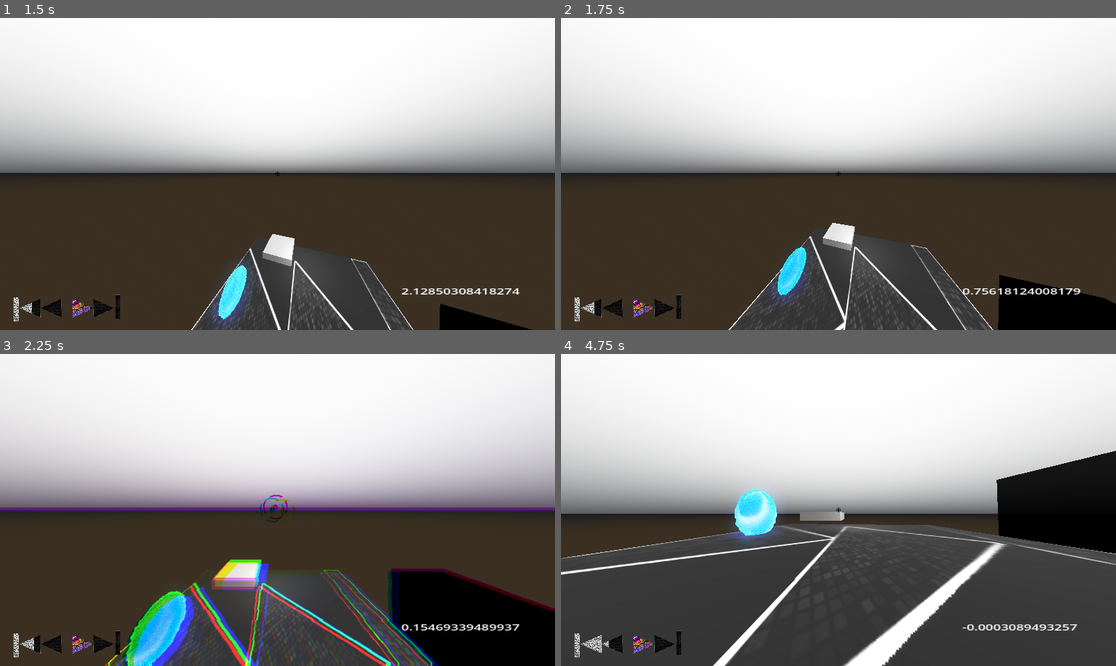
Above: before the commit, frames 1-4 (two rows, left to right).
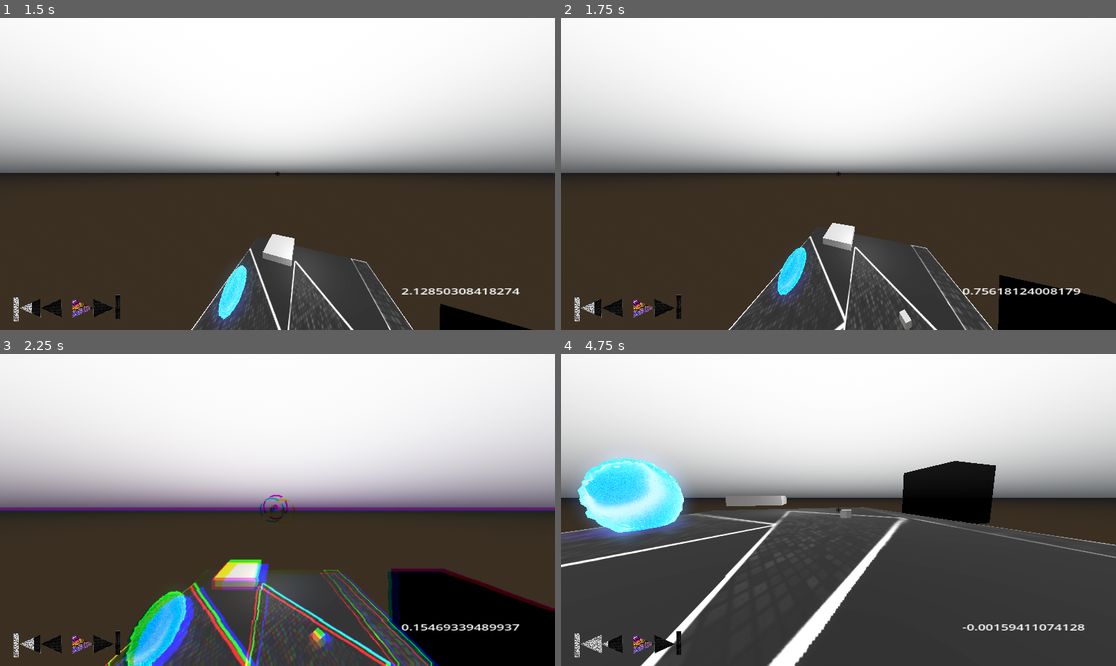
Above: after the commit, the same moments.

Repository: jonathanMrz/Game_production
Game: Godot game, scene res://prologo.tscn
Two runs of this game, one before a commit and one after it. Both use one fixed random seed, a clock stepped at 60 frames per second and the inputs below.
Inputs (mouse positions are in pixels of both pictures, inside the frame that each line leads up to):
- Up to frame 1 (1.5 s): move the mouse to (305, 174) at 0.52 s; tap A (A) at 0.6 s; tap D (D) at 0.8, 1.35 s; move the mouse to (249, 174) at 1.27 s
- Up to frame 2 (1.75 s): tap E (E) at 1.55 s
- Up to frame 3 (2.25 s): move the mouse to (288, 503) at 2.02 s; hold Right mouse button (M2) from 2.03 s (still down); tap E (E) at 2.1 s
- Up to frame 4 (4.75 s): move the mouse to (832, 516) at 2.77 s; release Right mouse button (M2) at 2.78 s; right-click (832, 516) at 2.85 s; tap Q (Q) at 3.05, 3.6 s; move the mouse to (877, 513) at 3.52 s; tap S (S) at 3.8 s; tap Escape (Esc, bound only after the commit) at 4.15 s; click (838, 500) at 4.25 s, where only the run after the commit has a clickable "Resume"

Frame 1 is identical in both runs. In frame 2, 0.1% of the frame differs, in the area x 60-64%, y 93-100%; in frame 3, 0.2%; in frame 4, 28%, in the area x 0-100%, y 30-100%.

Commit message:
player alpha

Diff:
--- /dev/null
+++ b/Aprendendo 4.1/player/hud.gd
@@ -0,0 +1,28 @@
+extends Node
+var paused = false
+@onready var pause_menu = $Pause_menu
+@onready var crossair = $Crossair
+
+func _process(delta):
+
+	#pause
+	if Input.is_action_just_pressed("Esc"):
+		paused = !paused
+	if paused:
+		crossair.visible = false
+		pause_menu.visible = true
+		get_tree().paused = true
+		Input.set_mouse_mode(Input.MOUSE_MODE_VISIBLE)
+	elif !paused:
+		crossair.visible = true
+		pause_menu.visible = false
+		get_tree().paused = false
+		Input.set_mouse_mode(Input.MOUSE_MODE_CAPTURED)
+
+func _on_resume_pressed():
+	paused = false
+	pass
+
+func _on_quit_pressed():
+	get_tree().quit()
+	pass
--- a/Aprendendo 4.1/player/player.tscn
+++ b/Aprendendo 4.1/player/player.tscn
@@ -1,6 +1,7 @@
-[gd_scene load_steps=29 format=3 uid="uid://ls1l2ut2f0cx"]
+[gd_scene load_steps=30 format=3 uid="uid://ls1l2ut2f0cx"]
 
 [ext_resource type="Script" path="res://player/script_player/player.gd" id="1_rx7fi"]
+[ext_resource type="Script" path="res://player/hud.gd" id="2_4h548"]
 [ext_resource type="Shader" path="res://texture/shader/time_rewind_shader.gdshader" id="2_tbtnr"]
 [ext_resource type="Texture2D" uid="uid://bd8l8n45f0tqt" path="res://texture/crossair/main_crossair.png" id="2_ucwmm"]
 [ext_resource type="Texture2D" uid="uid://djjdih25h7sra" path="res://texture/crossair/time_speed_crossair.png" id="3_scvu6"]
@@ -84,6 +85,8 @@
 mesh = SubResource("SphereMesh_aaw2v")
 
 [node name="HUD" type="Node" parent="."]
+process_mode = 3
+script = ExtResource("2_4h548")
 
 [node name="Crossair" type="CenterContainer" parent="HUD"]
 anchors_preset = 15
@@ -166,6 +169,32 @@
 offset_bottom = 578.0
 scale = Vector2(1.73498, 1.06578)
 
+[node name="Pause_menu" type="MarginContainer" parent="HUD"]
+anchors_preset = 8
+anchor_left = 0.5
+anchor_top = 0.5
+anchor_right = 0.5
+anchor_bottom = 0.5
+offset_left = -250.0
+offset_top = -250.0
+offset_right = 250.0
+offset_bottom = 250.0
+grow_horizontal = 2
+grow_vertical = 2
+
+[node name="VBoxContainer" type="VBoxContainer" parent="HUD/Pause_menu"]
+layout_mode = 2
+size_flags_vertical = 4
+
+[node name="Resume" type="Button" parent="HUD/Pause_menu/VBoxContainer"]
+layout_mode = 2
+text = "Resume
+"
+
+[node name="Quit" type="Button" parent="HUD/Pause_menu/VBoxContainer"]
+layout_mode = 2
+text = "Quit"
+
 [node name="Timers" type="Node" parent="."]
 
 [node name="Big_jump_moment" type="Timer" parent="Timers"]
@@ -237,4 +266,6 @@
 [node name="floor_slide" type="AudioStreamPlayer" parent="SFX"]
 stream = ExtResource("19_byri2")
 
+[connection signal="pressed" from="HUD/Pause_menu/VBoxContainer/Resume" to="HUD" method="_on_resume_pressed"]
+[connection signal="pressed" from="HUD/Pause_menu/VBoxContainer/Quit" to="HUD" method="_on_quit_pressed"]
 [connection signal="timeout" from="Timers/Big_jump_strenght" to="." method="_on_big_jump_strenght_timeout"]
--- a/Aprendendo 4.1/player/script_player/player.gd
+++ b/Aprendendo 4.1/player/script_player/player.gd
@@ -55,7 +55,7 @@
 	Input.set_mouse_mode(Input.MOUSE_MODE_CAPTURED)
 
 func _unhandled_input(event):
-	if event is InputEventMouseMotion and !rewind:
+	if event is InputEventMouseMotion and !rewind and Engine.time_scale !=0:
 		head.rotate_y(-event.relative.x * sensitive)
 		camera.rotate_x(-event.relative.y * sensitive)
 		camera.rotation.x = clamp(camera.rotation.x, deg_to_rad(-45), deg_to_rad(45))
@@ -79,11 +79,10 @@
 		if abilit_select == 0 and fordward_bar.value != 0:
 			rewind = false
 			fordward = true
-	elif Input.is_action_just_released("M2"):
+	else:
 		rewind = false;
 		fordward = false
 		music_controller.music_pitch(1.00)
-
 
 #Process funcs
 func _process(delta):
@@ -278,8 +277,12 @@
 			velocity.x = direction.x * speed
 			velocity.z = direction.z * speed
 		elif crouch:
-			preserved_speed.x = lerp(preserved_speed.x, direction.x * 0, delta * 0.5)
-			preserved_speed.z = lerp(preserved_speed.z, direction.z * 0, delta * 0.5)
+			if !head_check.is_colliding():
+				preserved_speed.x = lerp(preserved_speed.x, direction.x * 0, delta * 0.5)
+				preserved_speed.z = lerp(preserved_speed.z, direction.z * 0, delta * 0.5)
+			elif head_check.is_colliding():
+				preserved_speed.x = lerp(preserved_speed.x, direction.x * 0, delta * -0.5)
+				preserved_speed.z = lerp(preserved_speed.z, direction.z * 0, delta * -0.5)
 			velocity.x = preserved_speed.x
 			velocity.z = preserved_speed.z
 			$SFX/floor_slide.set_volume_db(volume+5)
--- a/Aprendendo 4.1/project.godot
+++ b/Aprendendo 4.1/project.godot
@@ -92,3 +92,8 @@
 "events": [Object(InputEventKey,"resource_local_to_scene":false,"resource_name":"","device":-1,"window_id":0,"alt_pressed":false,"shift_pressed":false,"ctrl_pressed":false,"meta_pressed":false,"pressed":false,"keycode":0,"physical_keycode":69,"key_label":0,"unicode":101,"echo":false,"script":null)
 ]
 }
+Esc={
+"deadzone": 0.5,
+"events": [Object(InputEventKey,"resource_local_to_scene":false,"resource_name":"","device":-1,"window_id":0,"alt_pressed":false,"shift_pressed":false,"ctrl_pressed":false,"meta_pressed":false,"pressed":false,"keycode":0,"physical_keycode":4194305,"key_label":0,"unicode":0,"echo":false,"script":null)
+]
+}
--- a/Aprendendo 4.1/prologo.tscn
+++ b/Aprendendo 4.1/prologo.tscn
@@ -84,6 +84,10 @@
 
 [sub_resource type="ConcavePolygonShape3D" id="ConcavePolygonShape3D_r1oxd"]
 data = PackedVector3Array(-0.5, 0.5, 0.5, 0.5, 0.5, 0.5, -0.5, -0.5, 0.5, 0.5, 0.5, 0.5, 0.5, -0.5, 0.5, -0.5, -0.5, 0. …(500 unchanged characters)…
+
+[sub_resource type="BoxShape3D" id="BoxShape3D_bk2ea"]
+
+[sub_resource type="BoxMesh" id="BoxMesh_xajpe"]
 
 [node name="Prologo" type="Node3D"]
 script = ExtResource("1_sb6kx")
@@ -176,5 +180,18 @@
 [node name="CollisionShape3D" type="CollisionShape3D" parent="MeshInstance3D/StaticBody3D"]
 shape = SubResource("ConcavePolygonShape3D_r1oxd")
 
+[node name="RigidBody3D" type="RigidBody3D" parent="."]
+transform = Transform3D(0.630296, 0.776355, 0, -0.540966, 0.439192, 0.717263, 0.556851, -0.452089, 0.696802, 5.89179, 4.92894, 0)
+mass = 0.01
+
+[node name="CollisionShape3D" type="CollisionShape3D" parent="RigidBody3D"]
+transform = Transform3D(1, 0, 0, 0, 1, 0, -2.98023e-08, 5.96046e-08, 1, 0, 0, 0)
+shape = SubResource("BoxShape3D_bk2ea")
+
+[node name="MeshInstance3D2" type="MeshInstance3D" parent="RigidBody3D"]
+transform = Transform3D(1, 0, 0, 0, 1, 0, -2.98023e-08, 2.98023e-08, 1, 0, 0, 0)
+mesh = SubResource("BoxMesh_xajpe")
+skeleton = NodePath("../..")
+
 [connection signal="body_entered" from="Area3D" to="Player" method="_on_area_3d_body_entered"]
 [connection signal="body_exited" from="Area3D" to="Player" method="_on_area_3d_body_exited"]
--- a/Aprendendo 4.1/sound/music_controller.tscn
+++ b/Aprendendo 4.1/sound/music_controller.tscn
@@ -9,4 +9,4 @@
 
 [node name="Music" type="AudioStreamPlayer" parent="."]
 stream = SubResource("AudioStreamMP3_nxyt4")
-volume_db = -80.0
+volume_db = -20.0
Not shown: 1 places in Aprendendo 4.1/prologo.tscn that only renumber resources
